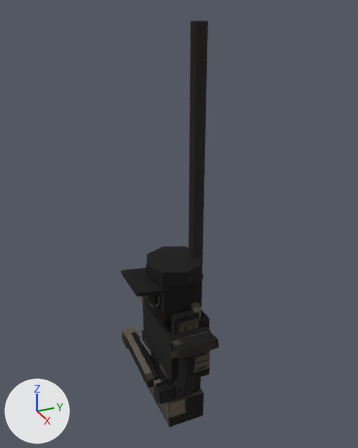
Renders of the Blender file docs/assets/CP_Observer.blend from each side of a commit.
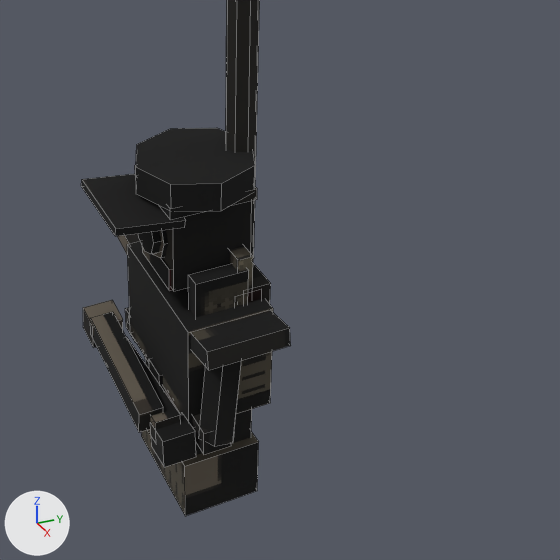
Each version is shown whole from a camera (50 mm lens) standing at (15.65, -6.81, 12.7) and looking at (-0.27, 0.35, 4.74), then close up on the part from 23% to 96% of the width and 42% to 100% of the height. The axes (+X, +Y, +Z) are drawn at lower left. The lights are the same throughout. The older version's two pictures come first. The close-ups show mesh edges as thin lines.

The first close-up shows 'CP_Observer'.
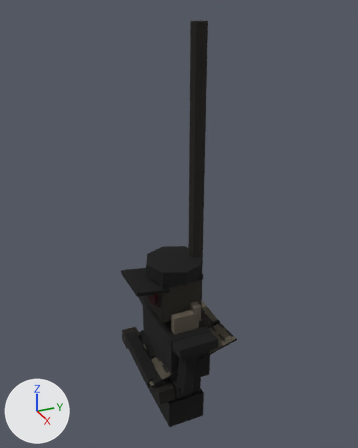
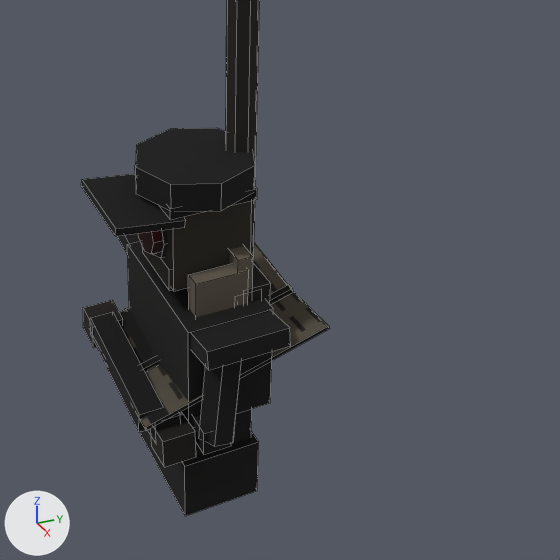
Where the change shows, as pixel boxes [x1, y1, x2, y2] in the close-ups (560 x 560 px):
'Newspaper', added
    after: [119, 243, 329, 430]
part 1 of me_cube_010, surface changed
    both: [83, 201, 291, 515]

The change, as a list of edits to the scene's bpy script:
```text
Change me_cube_010:
    where me_cube_010.from_pydata(...)  # 284 vertices, 202 faces; spans x -2.3..2.3, y -1.9..1.2, z -4.0..12.0
    used by ob_cp_observer; location = (0.0, 0.0, 0.0)
    me_cube_010 part 1: texture (UV) coordinates of 202 of 202 faces, centred in x -2.3..2.3, y -1.9..1.2, z -4.0..12.0, changed; they spanned u 0.02..0.98, v 0.02..0.98 and now span u 0.02..0.98, v 0.02..0.98
Add me_cube_023:
    me_cube_023.from_pydata(...)  # 24 vertices, 18 faces; spans x -1.59..1.59, y -0.23..0.07, z 0.0..3.92
    me_cube_023.materials.append(mat_cp_observer_mat)  # picture img_cp_observer_diffuse
Add ob_newspaper:
    ob_newspaper = bpy.data.objects.new('Newspaper', me_cube_023)
    ob_newspaper.location = (0.0, -1.62, -1.24)
    ob_newspaper.rotation_euler = (-1.292, 0.0, 0.0)  # degrees (-74, 0, 0)
```
